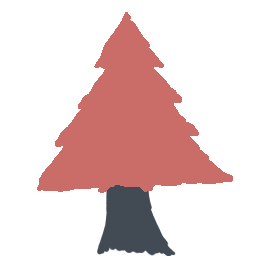
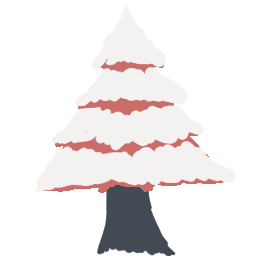
The second 256 × 256 image is a revision of the first. Changes to its layers:
removed layer "Copy of Layer 4" over box(35, 5, 236, 193)
showed "Layer 4", painted on it over box(35, 5, 236, 193)
painted on "Layer 3" over box(35, 5, 236, 193)
